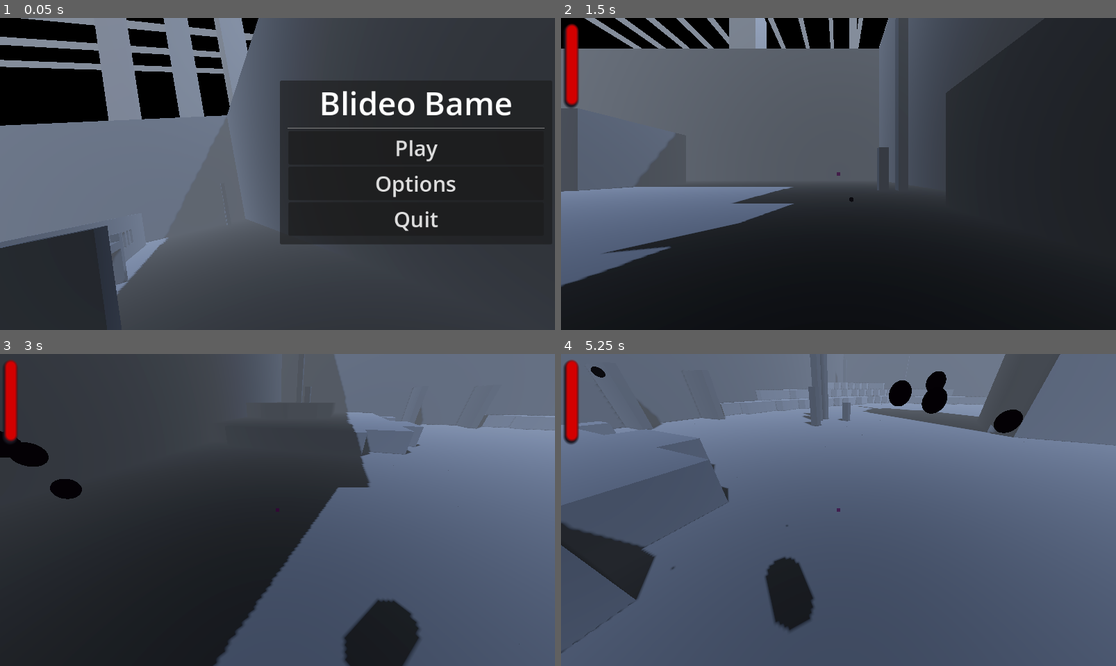
Above: before the commit, frames 1-4 (two rows, left to right).
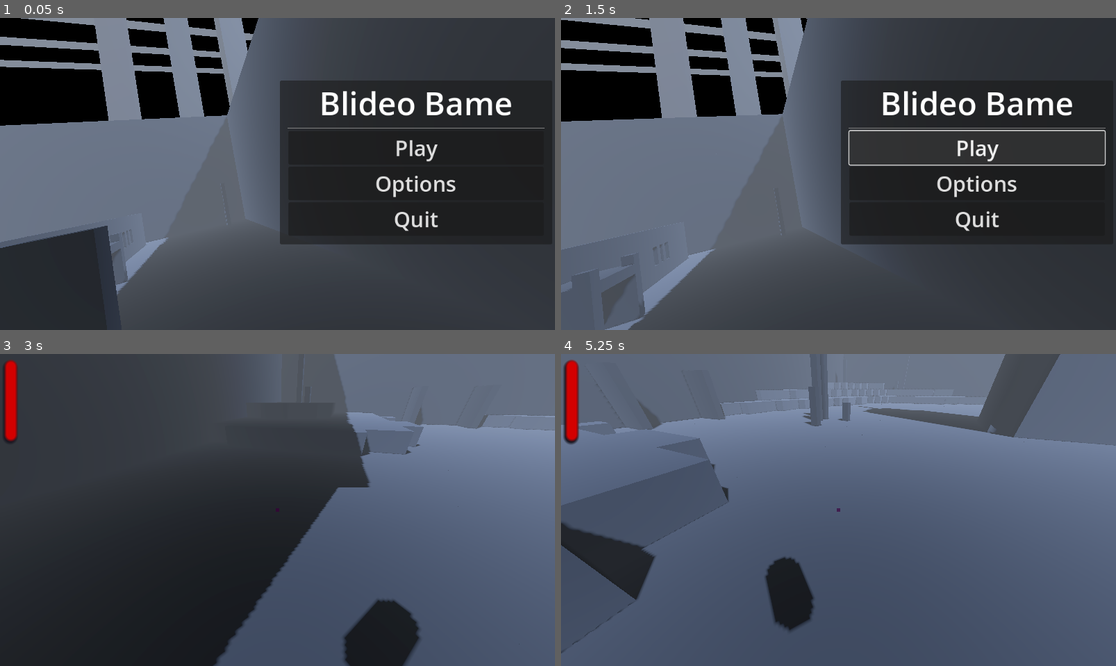
Above: after the commit, the same moments.

Repository: DungeonMartian/PrimitiveShapes
Game: Godot game, scene res://Scenes/MainMenu.tscn
The game is run twice, just before and just after one commit, with the same random seed, the same clock (stepped at 60 frames per second) and the same inputs.
Inputs (mouse positions are in pixels of both pictures, inside the frame that each line leads up to):
- Up to frame 1 (0.05 s): no input
- Up to frame 2 (1.5 s): click "Play" at 0.5 s; click (977, 149) at 1.25 s, where only the run after the commit has a clickable "Play"
- Up to frame 3 (3 s): tap Enter at 2 s; move the mouse to (305, 510) at 2.02 s; hold W (forward) from 2.03 s (still down); tap Shift (dash) at 2.1 s; tap Space (jump) at 2.27, 2.57 s; click (305, 510) at 2.3 s; move the mouse to (249, 510) at 2.77 s; click (249, 510) at 2.85 s
- Up to frame 4 (5.25 s): keep holding W (forward); tap Space (jump) at 3.02, 3.05, 3.32, 3.6, 4.52, 4.82 s; move the mouse to (849, 503) at 3.52 s; tap Shift (dash) at 3.8, 4.35 s; move the mouse to (832, 516) at 4.27 s; click (832, 516) at 4.55 s; move the mouse to (877, 513) at 5.02 s; click (877, 513) at 5.1 s

The runs differ from the first frame. In frame 2, 57% of the frame differs, in the area x 0-100%, y 0-100%; in frame 3, 0.8%; in frame 4, 1.1%.

Commit message:
Fixed the snoozle horn, changed enemy behavours slightly, added some music and sfx

Diff:
--- a/Enemies/WalkerEiltes/WalkerEliteGreen.gd
+++ b/Enemies/WalkerEiltes/WalkerEliteGreen.gd
@@ -11,7 +11,7 @@
 var canJump
 var dying = false
 
-var JUMP_VELOCITY = 15.0
+var JUMP_VELOCITY = 10.0
 var gravity =12
 var damage = 1
 var health = 2
@@ -37,7 +37,7 @@
 		pass
 	if dying && !is_on_floor():
 		velocity. y -= gravity
-
+	look_at(Vector3(player.global_position.x, global_position.y, player.global_position.z ))
 
 
 func update_target_location(target_location):
@@ -50,7 +50,7 @@
 	nav.set_velocity(new_velocity)
 
 
-	look_at(Vector3(player.global_position.x, global_position.y, player.global_position.z ))
+
 	if is_on_floor():
 		if player.global_position.y-2 > global_position.y && canJump:
 			tryJump()
@@ -96,3 +96,11 @@
 		if (newPosx == curPosx) && (newPosz == curPosz) && canJump:
 			tryJump()
 			$jumpTimer.paused = true
+
+
+
+func _on_rand_jump_timeout():
+	$randJump.start(randf_range(.5,1.5))
+	if is_on_floor() && canJump:
+			tryJump()
+	pass # Replace with function body.
--- a/Enemies/WalkerEiltes/WalkerEliteGreen.tscn
+++ b/Enemies/WalkerEiltes/WalkerEliteGreen.tscn
@@ -30,6 +30,10 @@
 wait_time = 0.75
 autostart = true
 
+[node name="randJump" type="Timer" parent="."]
+autostart = true
+
 [connection signal="target_reached" from="NavigationAgent3D" to="." method="_on_navigation_agent_3d_target_reached"]
 [connection signal="velocity_computed" from="NavigationAgent3D" to="." method="_on_navigation_agent_3d_velocity_computed"]
 [connection signal="timeout" from="jumpTimer" to="." method="_on_jump_timer_timeout"]
+[connection signal="timeout" from="randJump" to="." method="_on_rand_jump_timeout"]
--- a/Enemies/WalkerEiltes/WalkerEliteLarge.gd
+++ b/Enemies/WalkerEiltes/WalkerEliteLarge.gd
@@ -37,7 +37,7 @@
 		pass
 	if dying && !is_on_floor():
 		velocity. y -= gravity
-
+	look_at(Vector3(player.global_position.x, global_position.y, player.global_position.z ))
 
 
 func update_target_location(target_location):
@@ -50,9 +50,9 @@
 	nav.set_velocity(new_velocity)
 
 
-	look_at(Vector3(player.global_position.x, global_position.y, player.global_position.z ))
+
 	if is_on_floor():
-		if player.global_position.y-2 > global_position.y && canJump:
+		if player.global_position.y - 2 > global_position.y && canJump :
 			tryJump()
 		canJump = true
 		$jumpTimer.paused = false
--- a/Enemies/WalkerEiltes/WalkerEliteRed.gd
+++ b/Enemies/WalkerEiltes/WalkerEliteRed.gd
@@ -37,7 +37,7 @@
 		pass
 	if dying && !is_on_floor():
 		velocity. y -= gravity
-
+	look_at(Vector3(player.global_position.x, global_position.y, player.global_position.z ))
 
 
 func update_target_location(target_location):
@@ -50,9 +50,9 @@
 	nav.set_velocity(new_velocity)
 
 
-	look_at(Vector3(player.global_position.x, global_position.y, player.global_position.z ))
+
 	if is_on_floor():
-		if player.global_position.y-2 > global_position.y && canJump:
+		if player.global_position.y - 2 > global_position.y && canJump && player.is_on_floor():
 			tryJump()
 		canJump = true
 		$jumpTimer.paused = false
--- a/Enemies/WalkerEnemy.gd
+++ b/Enemies/WalkerEnemy.gd
@@ -11,7 +11,7 @@
 var canJump
 var dying = false
 
-var JUMP_VELOCITY = 15.0
+var JUMP_VELOCITY = 8.0
 var gravity =12
 var damage = 2
 var health = 3
@@ -38,7 +38,7 @@
 		pass
 	if dying && !is_on_floor():
 		velocity. y -= gravity
-
+	look_at(Vector3(player.global_position.x, global_position.y, player.global_position.z ))
 
 
 func update_target_location(target_location):
@@ -50,9 +50,9 @@
 	new_velocity = Vector3i(new_velocity.x ,-gravity, new_velocity.z)
 	nav.set_velocity(new_velocity)
 
-	look_at(Vector3(player.global_position.x, global_position.y, player.global_position.z ))
+
 	if is_on_floor():
-		if player.global_position.y - 2 > global_position.y && canJump:
+		if player.global_position.y - 3 > global_position.y && canJump :
 			tryJump()
 		canJump = true
 		$jumpTimer.paused = false
--- a/Player/Bullet.gd
+++ b/Player/Bullet.gd
@@ -1,7 +1,7 @@
 extends RigidBody3D
 
 var shoot = false
-var damage = 1
+var damage = 2
 @onready var spawnEffect = preload ("res://Effects/RubbleParticle.tscn")
 
 # Called when the node enters the scene tree for the first time.
--- a/Player/Bullet.tscn
+++ b/Player/Bullet.tscn
@@ -20,6 +20,8 @@
 
 [node name="Bullet" type="RigidBody3D"]
 collision_layer = 0
+collision_mask = 0
+mass = 0.06
 gravity_scale = 0.0
 script = ExtResource("1_b7gvu")
 
@@ -30,6 +32,7 @@
 shape = SubResource("ConvexPolygonShape3D_7oaoo")
 
 [node name="Area3D" type="Area3D" parent="."]
+transform = Transform3D(1.2, 0, 0, 0, 1.2, 0, 0, 0, 1.2, 0, 0, 0)
 collision_layer = 0
 
 [node name="CollisionShape3D2" type="CollisionShape3D" parent="Area3D"]
--- a/Player/Player.gd
+++ b/Player/Player.gd
@@ -50,6 +50,7 @@
 
 func shootGun():
 	reloaded = false
+	$Audios/Shotgun.play()
 	$Reload.start()
 	for r in ray_container.get_children():
 		var b = bullet.instantiate()
@@ -96,6 +97,7 @@
 	direction = (head.transform.basis * Vector3(input_dir.x, 0, input_dir.y)).normalized()
 	headDir = (camera.transform.basis * Vector3(input_dir.x, 0, input_dir.y)).normalized()
 	if is_on_floor():
+		$Audios/Dash.stop()
 		canDash = 1
 		if direction:
 			velocity.x = direction.x * SPEED
@@ -115,6 +117,7 @@
 
 func Dash(delta):
 	if canDash > 0:
+		$Audios/Dash.play()
 		canDash -=1
 		velocity.x = lerp(velocity.x, direction.x * DASH, delta *7)
 		velocity.z = lerp(velocity.z, direction.z * DASH, delta *7)
--- a/Player/Player.tscn
+++ b/Player/Player.tscn
@@ -1,6 +1,8 @@
-[gd_scene load_steps=6 format=3 uid="uid://ckmnya8f8xdtb"]
+[gd_scene load_steps=8 format=3 uid="uid://ckmnya8f8xdtb"]
 
 [ext_resource type="Script" path="res://Player/Player.gd" id="1_bjiod"]
+[ext_resource type="AudioStream" uid="uid://4nnn828w5txf" path="res://Sounds/Effects/Player/shot-and-reload-6158.mp3" id="2_peewm"]
+[ext_resource type="AudioStream" uid="uid://cpgc5qjic3o2m" path="res://Sounds/Effects/Player/whoosh-blow-flutter-shortwav-14678.mp3" id="3_ddlfe"]
 
 [sub_resource type="CapsuleMesh" id="CapsuleMesh_5e1dg"]
 
@@ -58,7 +60,7 @@
 target_position = Vector3(0, 0, -100)
 
 [node name="Reload" type="Timer" parent="."]
-wait_time = 0.5
+wait_time = 1.8
 one_shot = true
 autostart = true
 
@@ -135,6 +137,15 @@
 theme_override_font_sizes/font_size = 400
 text = "Menu"
 
+[node name="Audios" type="Node3D" parent="."]
+
+[node name="Shotgun" type="AudioStreamPlayer" parent="Audios"]
+stream = ExtResource("2_peewm")
+volume_db = -0.5
+
+[node name="Dash" type="AudioStreamPlayer" parent="Audios"]
+stream = ExtResource("3_ddlfe")
+
 [connection signal="timeout" from="Reload" to="." method="_on_reload_timeout"]
 [connection signal="pressed" from="Control/ColorRect/CenterContainer/PanelContainer/MarginContainer/VBoxContainer/RetryButton" to="." method="_on_retry_button_pressed"]
 [connection signal="pressed" from="Control/ColorRect/CenterContainer/PanelContainer/MarginContainer/VBoxContainer/MenuButton" to="." method="_on_menu_button_pressed"]
--- a/Scenes/MainMenu.gd
+++ b/Scenes/MainMenu.gd
@@ -1,8 +1,12 @@
 extends Node3D
 
+var FADEOUT
 
 # Called when the node enters the scene tree for the first time.
 
+func _physics_process(delta):
+	if FADEOUT:
+			$Audio/Music.set_volume_db(lerpf($Audio/Music.get_volume_db(), -30.0, delta))
 
 
 func _on_quit_button_pressed():
@@ -11,5 +15,7 @@
 
 
 func _on_resume_button_pressed():
+	FADEOUT = true
+	await get_tree().create_timer(1).timeout
 	get_tree().change_scene_to_file("res://Scenes/World.tscn")
 	pass # Replace with function body.
--- a/Scenes/MainMenu.tscn
+++ b/Scenes/MainMenu.tscn
@@ -7,6 +7,7 @@
 [ext_resource type="PackedScene" uid="uid://bxm0cm5xrbrpu" path="res://BackgroundScenery/bgPillars2.tscn" id="4_1yjlh"]
 [ext_resource type="PackedScene" uid="uid://c0fp2iq27w3x5" path="res://BackgroundScenery/bgSphere.tscn" id="5_mvhwi"]
 [ext_resource type="Script" path="res://Scenes/MainMenuCamera.gd" id="6_0snkk"]
+[ext_resource type="AudioStream" uid="uid://brxuwiummph5y" path="res://Sounds/Music/breaking-news-in-2029-Pixabay.mp3" id="8_u01lh"]
 
 [sub_resource type="Sky" id="Sky_2xys1"]
 
@@ -167,7 +168,7 @@
 curve = SubResource("Curve3D_t0fmk")
 
 [node name="PathFollow3D" type="PathFollow3D" parent="Path3D"]
-transform = Transform3D(0.941875, 0.163054, -0.293628, -0.187609, 0.980541, -0.0572977, 0.278581, 0.109059, 0.95416, 38.0012, 12.9188, 22.0354)
+transform = Transform3D(0.941875, 0.163055, -0.293627, -0.187609, 0.980541, -0.0572972, 0.278581, 0.109059, 0.95416, 38.0011, 12.9188, 22.0355)
 progress = 90.9692
 tilt_enabled = false
 script = ExtResource("6_0snkk")
@@ -226,5 +227,11 @@
 theme_override_font_sizes/font_size = 40
 text = "Quit"
 
+[node name="Audio" type="Node3D" parent="."]
+
+[node name="Music" type="AudioStreamPlayer" parent="Audio"]
+stream = ExtResource("8_u01lh")
+autoplay = true
+
 [connection signal="pressed" from="Path3D/PathFollow3D/Camera3D/Control/CenterContainer/PanelContainer/MarginContainer/VBoxContainer/ResumeButton" to="." method="_on_resume_button_pressed"]
 [connection signal="pressed" from="Path3D/PathFollow3D/Camera3D/Control/CenterContainer/PanelContainer/MarginContainer/VBoxContainer/QuitButton" to="." method="_on_quit_button_pressed"]
--- a/Scenes/PauseMenu.tscn
+++ b/Scenes/PauseMenu.tscn
@@ -7,98 +7,6 @@
 shader = ExtResource("1_qlpil")
 shader_parameter/blur = 0.0
 shader_parameter/brightness = 1.0
-
-[sub_resource type="Animation" id="Animation_7ipta"]
-resource_name = "Unpause"
-length = 0.001
-loop_mode = 1
-tracks/0/type = "value"
-tracks/0/imported = false
-tracks/0/enabled = true
-tracks/0/path = NodePath(".:material:shader_parameter/blur")
-tracks/0/interp = 1
-tracks/0/loop_wrap = true
-tracks/0/keys = {
-"times": PackedFloat32Array(0),
-"transitions": PackedFloat32Array(1),
-"update": 0,
-"values": [0.0]
-}
-tracks/1/type = "value"
-tracks/1/imported = false
-tracks/1/enabled = true
-tracks/1/path = NodePath(".:material:shader_parameter/brightness")
-tracks/1/interp = 1
-tracks/1/loop_wrap = true
-tracks/1/keys = {
-"times": PackedFloat32Array(0),
-"transitions": PackedFloat32Array(1),
-"update": 0,
-"values": [1.0]
-}
-tracks/2/type = "value"
-tracks/2/imported = false
-tracks/2/enabled = true
-tracks/2/path = NodePath("CenterContainer:modulate")
-tracks/2/interp = 1
-tracks/2/loop_wrap = true
-tracks/2/keys = {
-"times": PackedFloat32Array(0),
-"transitions": PackedFloat32Array(1),
-"update": 0,
-"values": [Color(1, 1, 1, 0)]
-}
-
-[sub_resource type="Animation" id="Animation_g0nud"]
-length = 0.001
-tracks/0/type = "value"
-tracks/0/imported = false
-tracks/0/enabled = true
-tracks/0/path = NodePath(".:material:shader_parameter/blur")
-tracks/0/interp = 1
-tracks/0/loop_wrap = true
-tracks/0/keys = {
-"times": PackedFloat32Array(0),
-"transitions": PackedFloat32Array(1),
-"update": 0,
-"values": [0.0]
-}
-tracks/1/type = "value"
-tracks/1/imported = false
-tracks/1/enabled = true
-tracks/1/path = NodePath(".:material:shader_parameter/brightness")
-tracks/1/interp = 1
-tracks/1/loop_wrap = true
-tracks/1/keys = {
-"times": PackedFloat32Array(0),
-"transitions": PackedFloat32Array(1),
-"update": 0,
-"values": [1.0]
-}
-tracks/2/type = "value"
-tracks/2/imported = false
-tracks/2/enabled = true
-tracks/2/path = NodePath("CenterContainer:modulate")
-tracks/2/interp = 1
-tracks/2/loop_wrap = true
-tracks/2/keys = {
-"times": PackedFloat32Array(0),
-"transitions": PackedFloat32Array(1),
-"update": 0,
-"values": [Color(1, 1, 1, 0)]
-}
-tracks/3/type = "value"
-tracks/3/imported = false
-tracks/3/enabled = true
-tracks/3/path = NodePath(".:material")
-tracks/3/interp = 1
-tracks/3/loop_wrap = true
-tracks/3/keys = {
-"times": PackedFloat32Array(0),
-"transitions": PackedFloat32Array(1),
-"update": 1,
-"values": [SubResource("ShaderMaterial_51htu")]
-}
 
 [sub_resource type="Animation" id="Animation_l2fb5"]
 resource_name = "Pause"
@@ -152,6 +60,98 @@
 "values": [SubResource("ShaderMaterial_51htu")]
 }
 
+[sub_resource type="Animation" id="Animation_g0nud"]
+length = 0.001
+tracks/0/type = "value"
+tracks/0/imported = false
+tracks/0/enabled = true
+tracks/0/path = NodePath(".:material:shader_parameter/blur")
+tracks/0/interp = 1
+tracks/0/loop_wrap = true
+tracks/0/keys = {
+"times": PackedFloat32Array(0),
+"transitions": PackedFloat32Array(1),
+"update": 0,
+"values": [0.0]
+}
+tracks/1/type = "value"
+tracks/1/imported = false
+tracks/1/enabled = true
+tracks/1/path = NodePath(".:material:shader_parameter/brightness")
+tracks/1/interp = 1
+tracks/1/loop_wrap = true
+tracks/1/keys = {
+"times": PackedFloat32Array(0),
+"transitions": PackedFloat32Array(1),
+"update": 0,
+"values": [1.0]
+}
+tracks/2/type = "value"
+tracks/2/imported = false
+tracks/2/enabled = true
+tracks/2/path = NodePath("CenterContainer:modulate")
+tracks/2/interp = 1
+tracks/2/loop_wrap = true
+tracks/2/keys = {
+"times": PackedFloat32Array(0),
+"transitions": PackedFloat32Array(1),
+"update": 0,
+"values": [Color(1, 1, 1, 0)]
+}
+tracks/3/type = "value"
+tracks/3/imported = false
+tracks/3/enabled = true
+tracks/3/path = NodePath(".:material")
+tracks/3/interp = 1
+tracks/3/loop_wrap = true
+tracks/3/keys = {
+"times": PackedFloat32Array(0),
+"transitions": PackedFloat32Array(1),
+"update": 1,
+"values": [SubResource("ShaderMaterial_51htu")]
+}
+
+[sub_resource type="Animation" id="Animation_7ipta"]
+resource_name = "Unpause"
+length = 0.001
+loop_mode = 1
+tracks/0/type = "value"
+tracks/0/imported = false
+tracks/0/enabled = true
+tracks/0/path = NodePath(".:material:shader_parameter/blur")
+tracks/0/interp = 1
+tracks/0/loop_wrap = true
+tracks/0/keys = {
+"times": PackedFloat32Array(0),
+"transitions": PackedFloat32Array(1),
+"update": 0,
+"values": [0.0]
+}
+tracks/1/type = "value"
+tracks/1/imported = false
+tracks/1/enabled = true
+tracks/1/path = NodePath(".:material:shader_parameter/brightness")
+tracks/1/interp = 1
+tracks/1/loop_wrap = true
+tracks/1/keys = {
+"times": PackedFloat32Array(0),
+"transitions": PackedFloat32Array(1),
+"update": 0,
+"values": [1.0]
+}
+tracks/2/type = "value"
+tracks/2/imported = false
+tracks/2/enabled = true
+tracks/2/path = NodePath("CenterContainer:modulate")
+tracks/2/interp = 1
+tracks/2/loop_wrap = true
+tracks/2/keys = {
+"times": PackedFloat32Array(0),
+"transitions": PackedFloat32Array(1),
+"update": 0,
+"values": [Color(1, 1, 1, 0)]
+}
+
 [sub_resource type="AnimationLibrary" id="AnimationLibrary_lige0"]
 _data = {
 "Pause": SubResource("Animation_l2fb5"),
--- a/Scenes/World.gd
+++ b/Scenes/World.gd
@@ -117,6 +117,8 @@
 
 func _on_spawn_enemies_timeout():
 		startWave()
+		if $Audio/Music.playing == false:
+			$Audio/Music.play()
 		difficulty +=1
 
 
--- a/Scenes/World.tscn
+++ b/Scenes/World.tscn
@@ -8,6 +8,7 @@
 [ext_resource type="Script" path="res://Scenes/DeathPlane.gd" id="8_u7uht"]
 [ext_resource type="MeshLibrary" uid="uid://cagiqnjn3oj7n" path="res://Terrain/gltf/MeshLibrary.tres" id="8_x3rjs"]
 [ext_resource type="PackedScene" uid="uid://bxm0cm5xrbrpu" path="res://BackgroundScenery/bgPillars2.tscn" id="9_m7qvl"]
+[ext_resource type="AudioStream" uid="uid://c8py6t0ooax8h" path="res://Sounds/Music/InTheConcreteJungle-TopSecretMusicNetwork.mp3" id="10_1ay0g"]
 [ext_resource type="PackedScene" uid="uid://c0fp2iq27w3x5" path="res://BackgroundScenery/bgSphere.tscn" id="10_bhapc"]
 
 [sub_resource type="Sky" id="Sky_km33y"]
@@ -258,6 +259,11 @@
 wait_time = 0.3
 autostart = true
 
+[node name="Audio" type="Node3D" parent="."]
+
+[node name="Music" type="AudioStreamPlayer" parent="Audio"]
+stream = ExtResource("10_1ay0g")
+
 [connection signal="player_died" from="Player" to="." method="_on_player_player_died"]
 [connection signal="player_hit" from="Player" to="." method="_on_player_player_hit"]
 [connection signal="timeout" from="spawnEnemies" to="." method="_on_spawn_enemies_timeout"]
Not shown: 1 places in Scenes/MainMenu.tscn that only renumber resources
Not shown: 1 places in Scenes/World.tscn that only renumber resources
Not shown, added: Sounds/Effects/086258_concrete-hit-83770.mp3.import
Not shown, added: Sounds/Effects/Player/shot-and-reload-6158.mp3.import
Not shown, added: Sounds/Effects/Player/whoosh-blow-flutter-shortwav-14678.mp3.import
Not shown, added: Sounds/Effects/can-sliding-across-wooden-desk-98693.mp3.import
Not shown, added: Sounds/Effects/concrete-hit-2-83782.mp3.import
Not shown, added: Sounds/Effects/grinding-gears-and-steady-clinkingwav-14532.mp3.import
Not shown, added: Sounds/Effects/knife-thrust-into-wall-7017.mp3.import
Not shown, added: Sounds/Effects/rock-tumble-2-79986.mp3.import
Not shown, added: Sounds/Effects/running-gear-6403.mp3.import
Not shown, added: Sounds/Effects/stone_sliding-54021.mp3.import
(and 17 more such lines)
